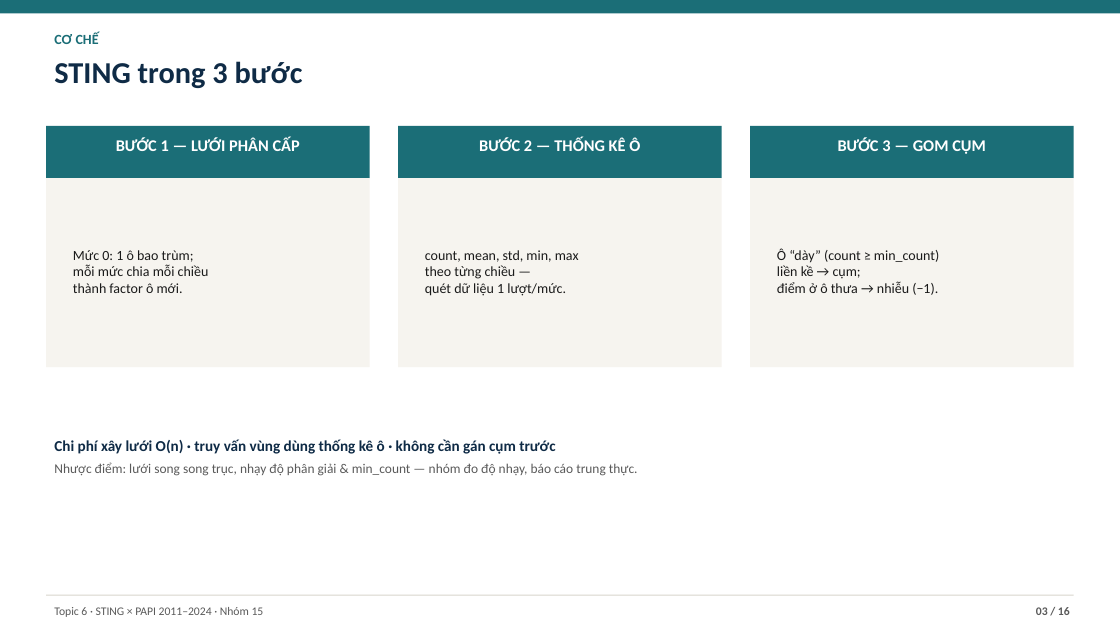
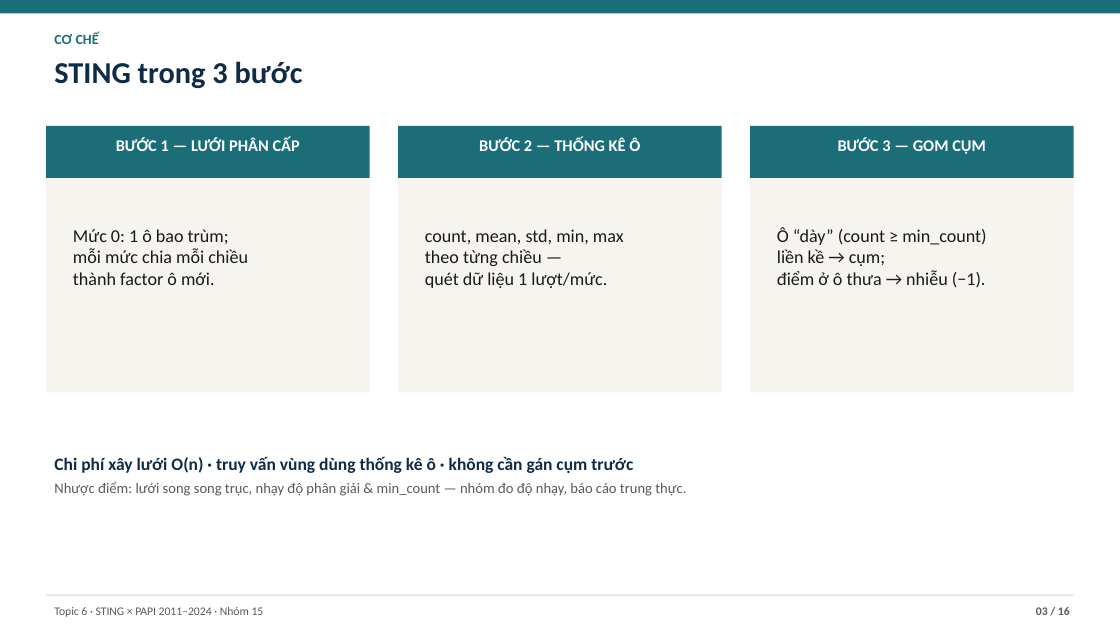
Before and after one commit to JasonTM17/Grid_Based_Sociology, a slide deck: slide 3 of slides/final.pptx. Drawn at 1120x630 pixels with LibreOffice and Linux fonts; fonts in the diff are those of the drawing. Boxes give left, top, right and bottom in pixels: in the first picture for what was removed or moved away, otherwise in the second. Text is boxed around its words. In the diff, an @@ line names an element or a change of style, - is before the commit and + after.

```diff
--- a/slides/final.pptx
+++ b/slides/final.pptx
@@ rectangle: place and size @@
-rectangle at (46, 178, 370, 367)
+rectangle at (46, 178, 370, 392)
@@ rectangle: place and size @@
-rectangle at (398, 178, 722, 367)
+rectangle at (398, 178, 722, 392)
@@ rectangle: place and size @@
-rectangle at (750, 178, 1074, 367)
+rectangle at (750, 178, 1074, 392)
@@ text "Mức 0: 1 ô bao ...": place and size @@
-text "Mức 0: 1 ô bao ..." at (73, 250, 209, 293)
+text "Mức 0: 1 ô bao ..." at (73, 229, 248, 285)
@@ text "count, mean, std, min, max ...": place and size @@
-text "count, mean, std, min, max ..." at (425, 250, 579, 296)
+text "count, mean, std, min, max ..." at (425, 229, 624, 288)
@@ size 12 to 15.5 pt in 3 elements at (73, 229, 248, 285), (425, 229, 624, 288), (777, 227, 986, 288) @@
@@ text "Ô “dày” (count ≥ min_count) ...": place and size @@
-text "Ô “dày” (count ≥ min_count) ..." at (777, 248, 939, 295)
+text "Ô “dày” (count ≥ min_count) ..." at (777, 227, 986, 288)
@@ text "Chi phí xây lưới O(n) ...": place and size @@
-text "Chi phí xây lưới O(n) ..." at (54, 439, 638, 476)
+text "Chi phí xây lưới O(n) ..." at (54, 456, 686, 496)
@@ text "Chi phí xây lưới O(n) ..." at (54, 456, 686, 496): size 13 to 15 pt in "Chi phí xây lưới O(n) · truy ..."; size 11.5 to 12.5 pt in "Nhược điểm: lưới song song trục, nhạy ..." @@
```
Also in this commit, not shown: 12 other slides changed, 2 other files.
